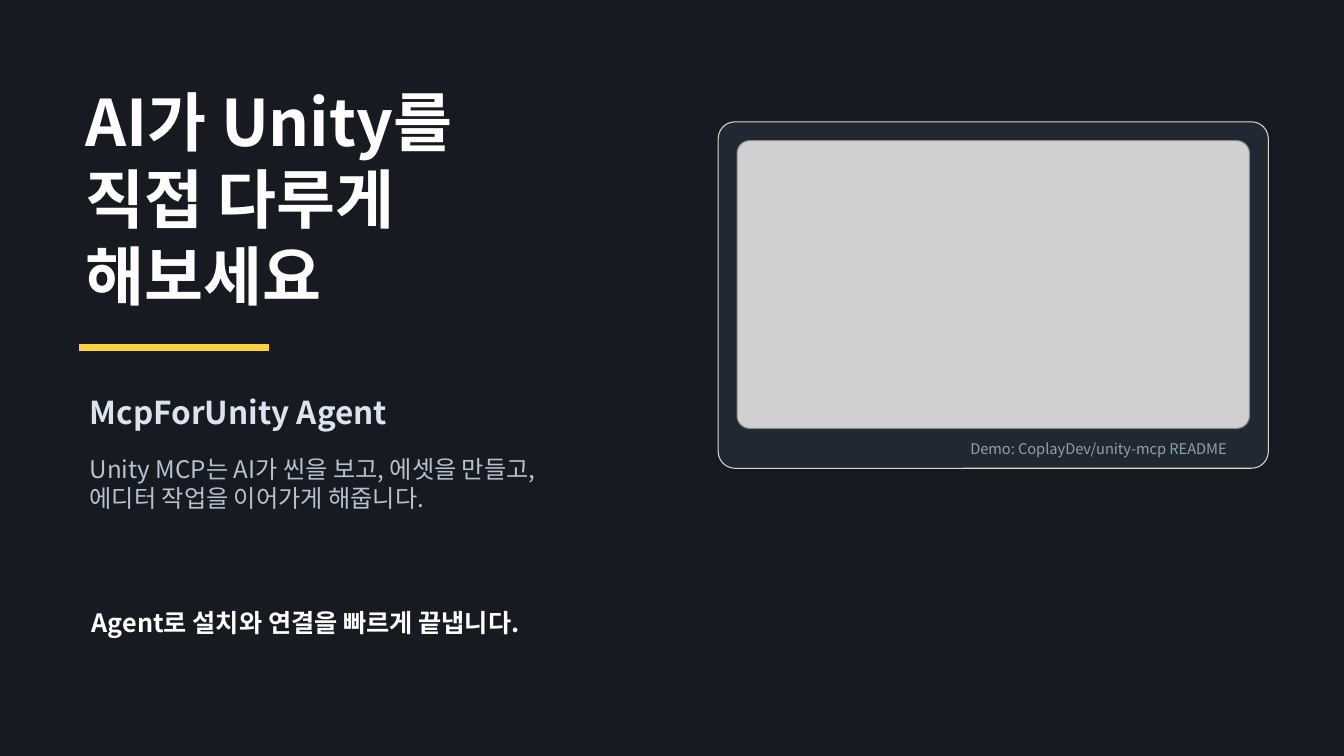
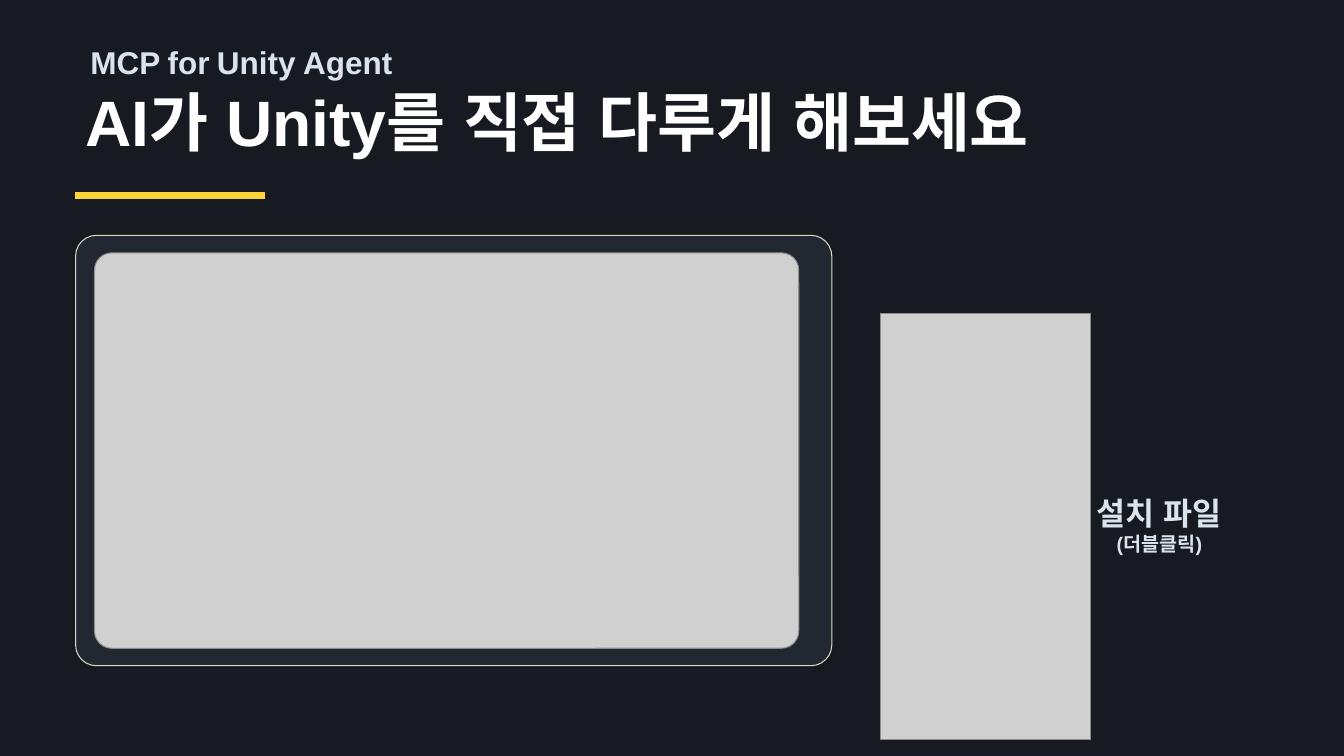
Before and after one commit to c0sogi/mcp-for-unity-agent, a slide deck: slide 1 of docs/McpForUnityAgent-quickstart-ko.pptx. Drawn at 1344x756 pixels with LibreOffice and Linux fonts; fonts in the diff are those of the drawing; grey boxes stand for pictures. Boxes give left, top, right and bottom in pixels: in the first picture for what was removed or moved away, otherwise in the second. Text is boxed around its words. In the diff, an @@ line names an element or a change of style, - is before the commit and + after.

```diff
--- a/docs/McpForUnityAgent-quickstart-ko.pptx
+++ b/docs/McpForUnityAgent-quickstart-ko.pptx
@@ text at (90,51,392,80): text changed; font Noto Sans CJK KR to Arial @@
-McpForUnity Agent
+MCP for Unity Agent
@@ text at (85,92,1029,159): text changed @@
-AI가 Unity를
-직접 다루게
-해보세요
+AI가 Unity를 직접 다루게 해보세요
@@ rectangle: place and size @@
-rectangle at (80,345,269,351)
+rectangle at (76,193,265,199)
@@ rounded rectangle: place and size @@
-rounded rectangle at (718,122,1268,469)
+rounded rectangle at (76,235,832,665)
@@ picture: place and size @@
-picture at (737,141,1249,429)
+picture at (95,253,800,648)
@@ picture added at (881,314,1092,739) @@
@@ text removed at (970,442,1226,458) @@
-Demo: CoplayDev/unity-mcp README
@@ text removed at (90,458,536,509) @@
-Unity MCP는 AI가 씬을 보고, 에셋을 만들고,
-에디터 작업을 이어가게 해줍니다.
@@ text added at (1097,498,1222,555), 14 pt, text #DBE4EE, bold @@
+설치 파일
+(더블클릭)
@@ text removed at (92,611,520,638) @@
-Agent로 설치와 연결을 빠르게 끝냅니다.
```
Also in this commit, not shown: 6 other slides changed, 1 slide removed, 2 other files.
